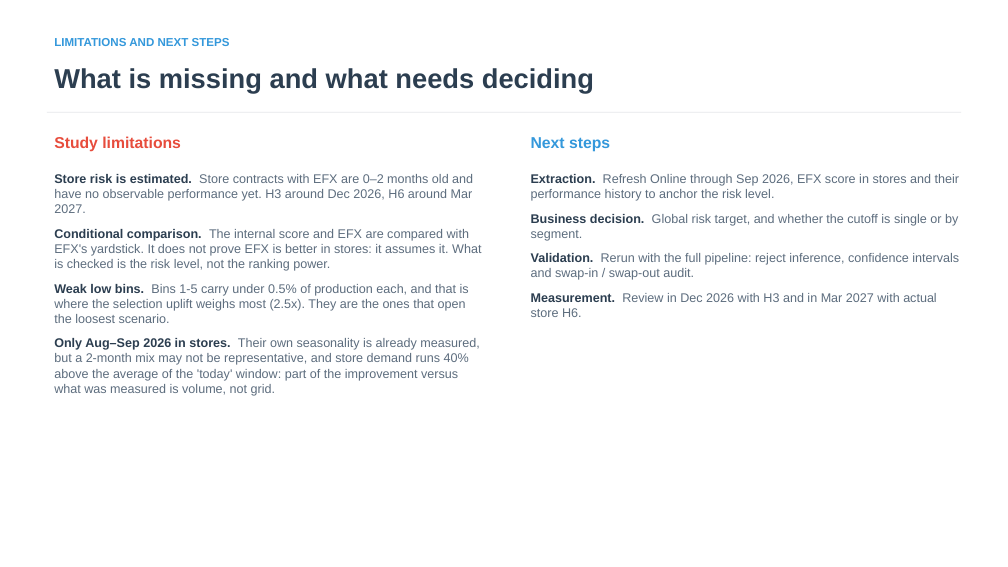
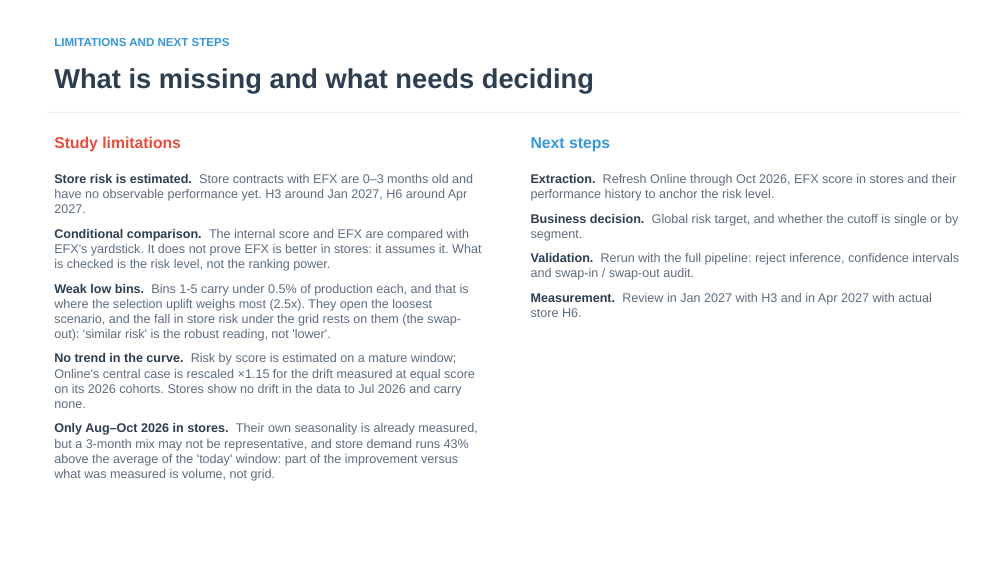
Before and after one commit to iocariz/scoring_tools, a slide deck: slide 16 of output/apple_deck/Apple_EFX_Study.pptx. Drawn at 1008x567 pixels with LibreOffice and Linux fonts; fonts in the diff are those of the drawing. Boxes give left, top, right and bottom in pixels: in the first picture for what was removed or moved away, otherwise in the second. Text is boxed around its words. In the diff, an @@ line names an element or a change of style, - is before the commit and + after.

```diff
--- a/output/apple_deck/Apple_EFX_Study.pptx
+++ b/output/apple_deck/Apple_EFX_Study.pptx
@@ text at box(54, 174, 473, 213): text changed @@
-Store risk is estimated. Store contracts with EFX are 0–2 months old and have no observable performance yet. H3 around Dec 2026, H6 around Mar 2027.
+Store risk is estimated. Store contracts with EFX are 0–3 months old and have no observable performance yet. H3 around Jan 2027, H6 around Apr 2027.
@@ text at box(531, 174, 956, 201): text changed @@
-Extraction. Refresh Online through Sep 2026, EFX score in stores and their performance history to anchor the risk level.
+Extraction. Refresh Online through Oct 2026, EFX score in stores and their performance history to anchor the risk level.
@@ text at box(54, 284, 477, 481): text changed @@
-Weak low bins. Bins 1-5 carry under 0.5% of production each, and that is where the selection uplift weighs most (2.5x). They are the ones that open the loosest scenario.
-Only Aug–Sep 2026 in stores. Their own seasonality is already measured, but a 2-month mix may not be representative, and store demand runs 40% above the average of the 'today' window: part of the improvement versus what was measured is volume, not grid.
+Weak low bins. Bins 1-5 carry under 0.5% of production each, and that is where the selection uplift weighs most (2.5x). They open the loosest scenario, and the fall in store risk under the grid rests on them (the swap-out): 'similar risk' is the robust reading, not 'lower'.
+No trend in the curve. Risk by score is estimated on a mature window; Online's central case is rescaled ×1.15 for the drift measured at equal score on its 2026 cohorts. Stores show no drift in the data to Jul 2026 and carry none.
+Only Aug–Oct 2026 in stores. Their own seasonality is already measured, but a 3-month mix may not be representative, and store demand runs 43% above the average of the 'today' window: part of the improvement versus what was measured is volume, not grid.
@@ text at box(531, 293, 932, 317): text changed @@
-Measurement. Review in Dec 2026 with H3 and in Mar 2027 with actual store H6.
+Measurement. Review in Jan 2027 with H3 and in Apr 2027 with actual store H6.
```
Also in this commit, not shown: 13 other slides changed, 14 other files.
